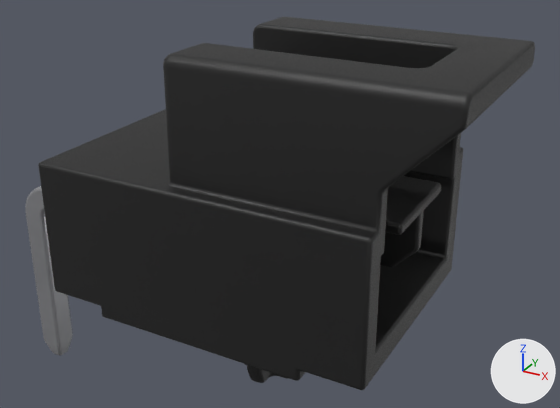
An edit to the Blender file blender-models/molex-nano-fit-1x2-105313-2202-compliant-105309-2202/Molex_Nano-Fit_1x2_105313-2202_Compliant_105309-2202.blend, drawn before and after from the same camera.
Camera for both pictures: a 50 mm camera at (15.15, -16.43, 10.26) aimed at (6.44, -0.6, 2.34). Lighting does not change. The marker at lower right points along +X, +Y and +Z. The older version comes first.

Names of what the first picture shows: 'SHAPE_9_IndexedFaceSet'.
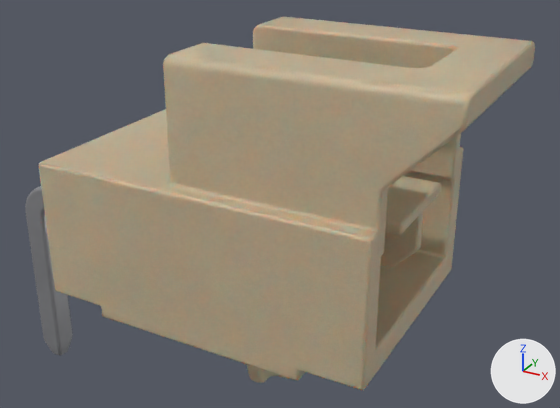
What changed in the scene script:
```text
Add mat_plastic_case_beige:
    mat_plastic_case_beige = bpy.data.materials.new('plastic_case_beige')
    # nodes: BsdfPrincipled, Bump, Mapping, Mix, OutputMaterial, TexCoord, TexNoise, ValToRGB
    # colours: beige #ad9f86, beige #ffe9c4, green #7c8964
Change me_shape_9_indexedfaceset:
    where me_shape_9_indexedfaceset.from_pydata(...)  # 512 vertices, 322 faces; spans x -1.66..0.68, y -1.24..2.64, z -0.12..4.66
    used by ob_shape_9_indexedfaceset; location = (0.0, 0.0, 0.0); rotation_euler = (1.571, 0.0, 1.571), in degrees (90, 0, 90); scale = (2.54, 2.54, 2.54)
    me_shape_9_indexedfaceset part 1: all 258 faces that had it switch from mat_plastic_matte_black to mat_plastic_case_beige
```

Where the change shows, as pixel boxes (x1, y1, x2, y2) in the pictures (560 x 408 px):
part 1 of me_shape_9_indexedfaceset, recoloured: (38, 17, 535, 390) in both
